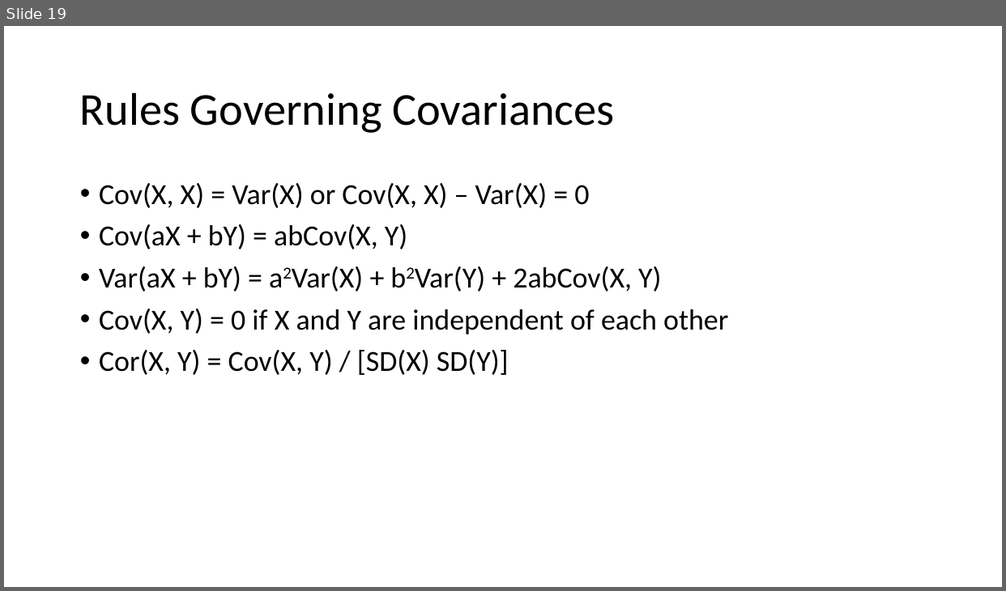
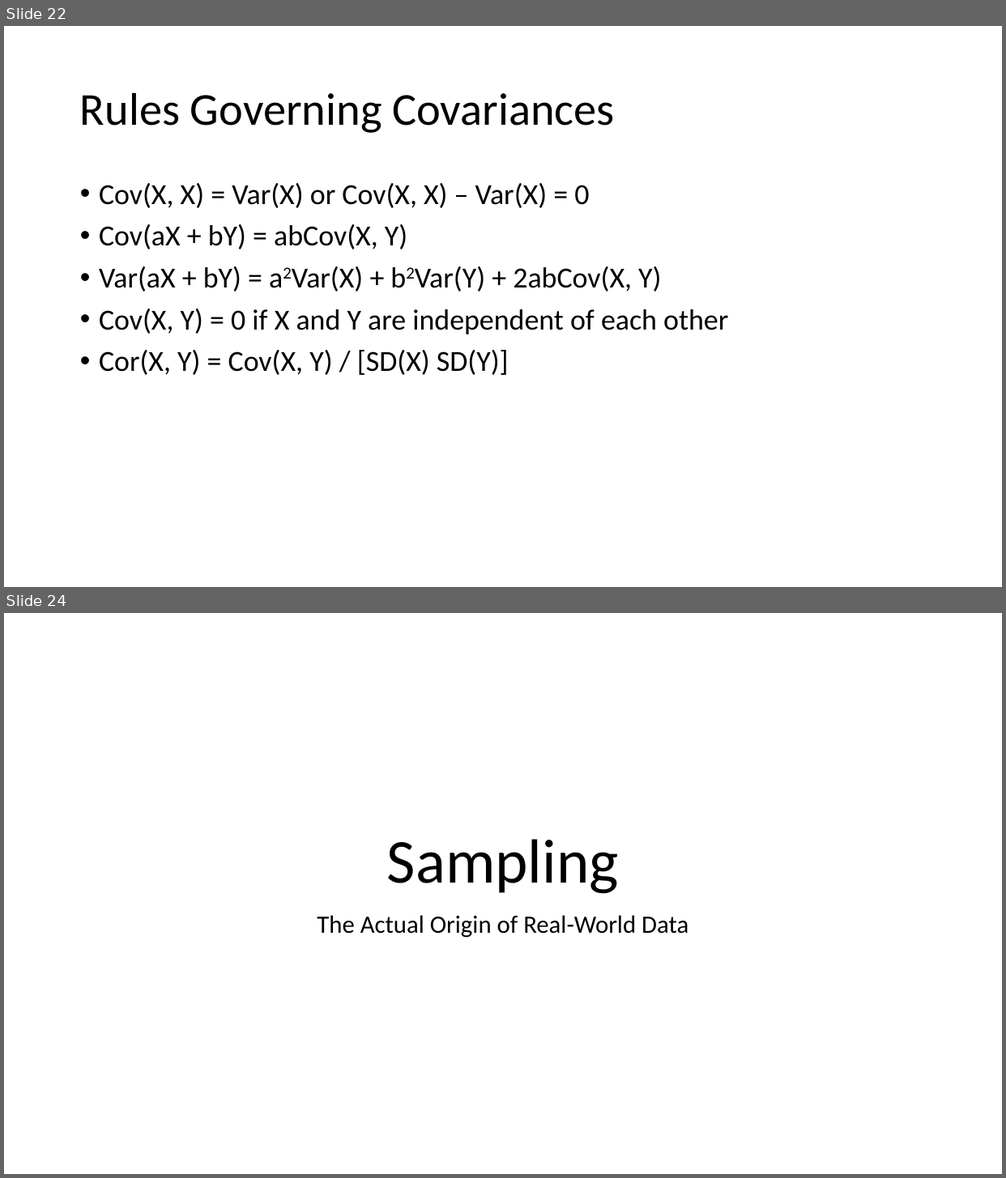
Before and after one commit to thsavage/Code-Shards, a slide deck: Session 1.pptx. Shown one above the other, each under a label of ours: slide 19 before the commit, slides 22 and 24 after it; the slides between them are not shown. The pictures are 1006x591 and 1006x1178 pixels, drawn with LibreOffice and Linux fonts; fonts in the diff are those of the drawing. Boxes give left, top, right and bottom in pixels: in the first picture for what was removed or moved away, otherwise in the second. Text is boxed around its words. In the diff, an @@ line names an element or a change of style, - is before the commit and + after.

```diff
--- a/Session 1.pptx
+++ b/Session 1.pptx
@@ slide 24 added at (4,613,1002,1174), background #FFFFFF @@
@@ title added at (387,839,619,894), 60 pt, text #000000 @@
+Sampling
@@ subtitle added at (317,915,688,938), 24 pt, text #000000 @@
+The Actual Origin of Real-World Data
@@ what was slide 19 is now slide 22 @@
```
Also in this commit, not shown: 11 slides changed, 6 other slides added, 1 other file.
